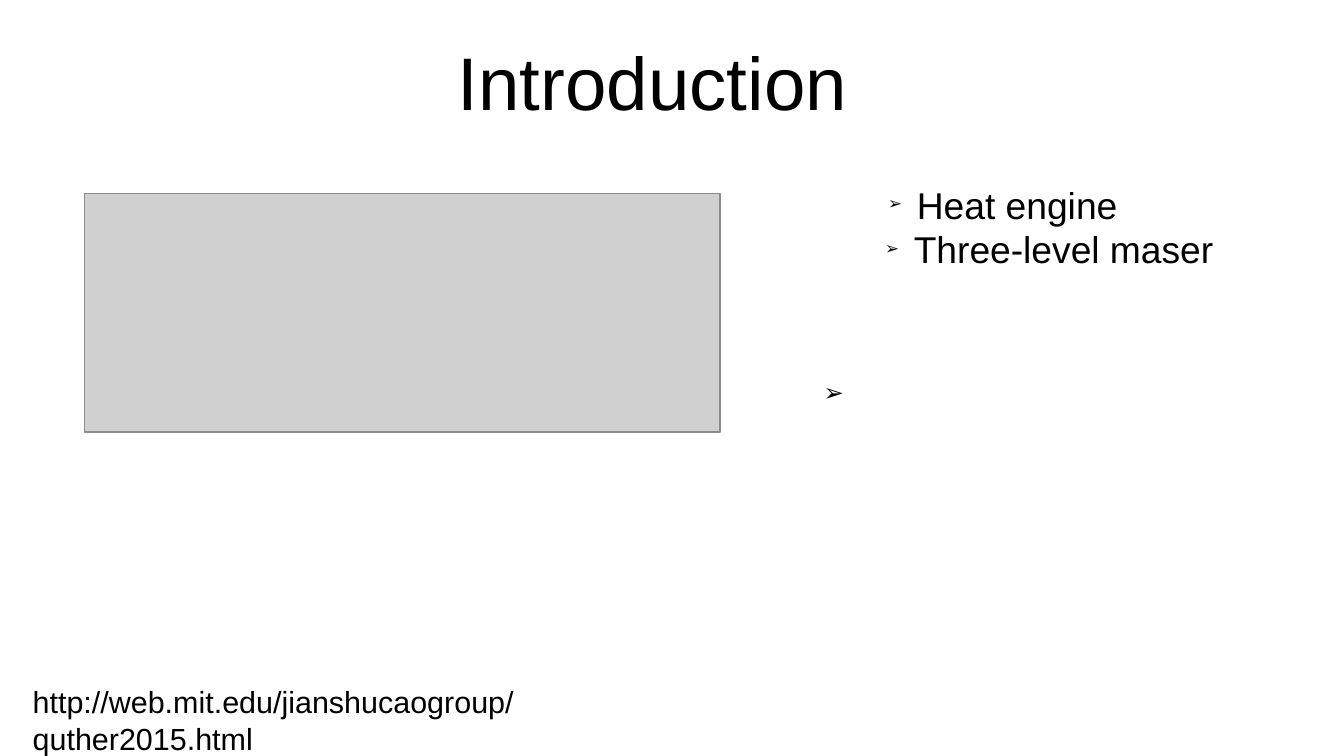
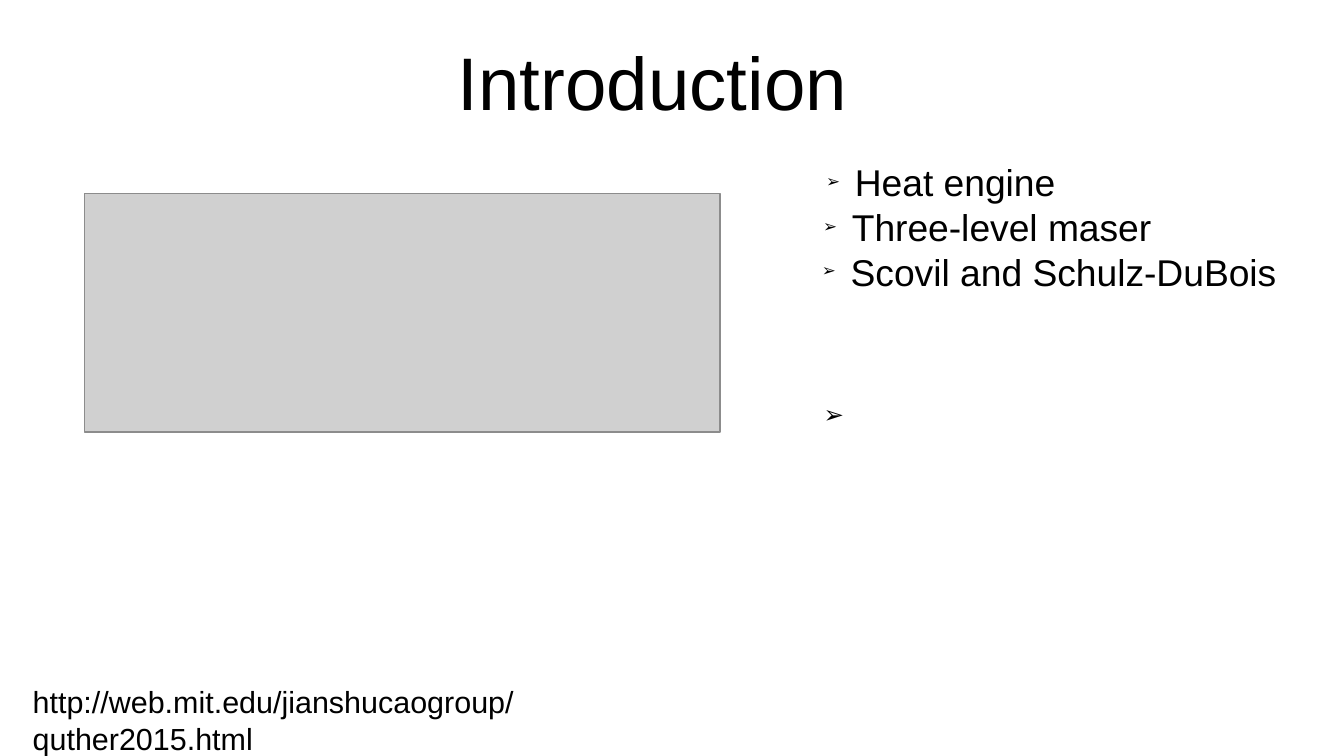
Before and after one commit to SanderStammbach/Sanders-Studium, a slide deck: slide 3 of Master-Projekt/Vortrag.odp. Drawn at 1344x756 pixels with LibreOffice and Linux fonts; fonts in the diff are those of the drawing; grey boxes stand for pictures; background and template pictures are left out. Boxes give left, top, right and bottom in pixels: in the first picture for what was removed or moved away, otherwise in the second. Text is boxed around its words. In the diff, an @@ line names an element or a change of style, - is before the commit and + after.

```diff
--- a/Master-Projekt/Vortrag.odp
+++ b/Master-Projekt/Vortrag.odp
@@ subtitle at (x1=851, y1=259, x2=1277, y2=287): paragraph added @@
+➢ Scovil and Schulz-DuBois
```
Also in this commit, not shown: 6 other slides changed, 1 slide added, 1 slide removed, 15 other files.
